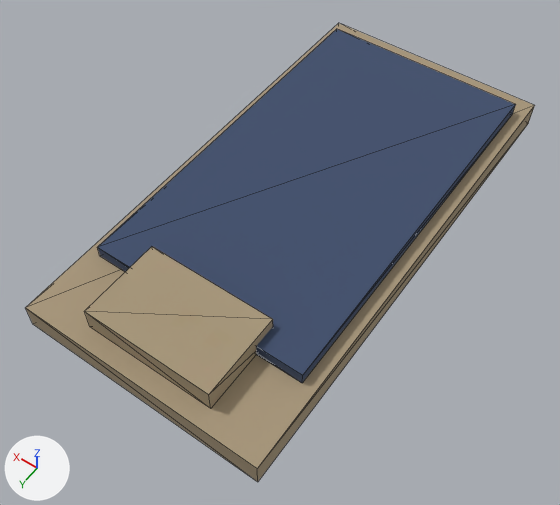
Two versions of the glTF model saga-web/shared/assets/world3d/bed_futon_01.glb, one commit apart.
The view is the same before and after, from a 50 mm camera at (-1.041, 1.63, 2.229) aimed at (-0.013, 0.191, -0.032). The lights are fixed; the arrows at lower left show +X, +Y and +Z. The older version comes first. Mesh edges are drawn as thin lines. Where no turn or scale is listed for an object, it has been applied to the vertices.

The first picture shows 'bed_futon_01'.
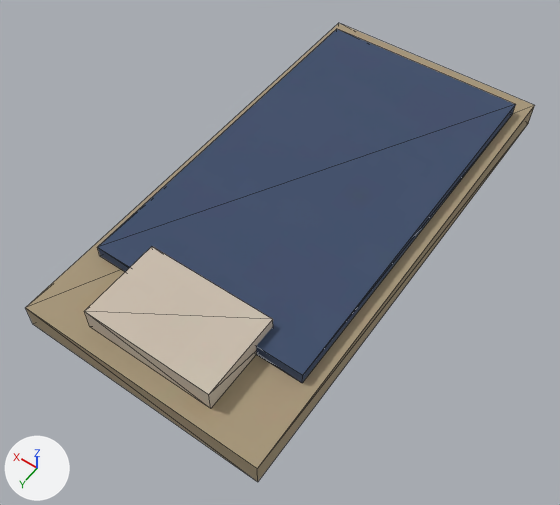
The edits, one by one:
Picture 'white_stucco_toon.002' (img_white_stucco_toon_002) is new.
Material 'white_stucco.002' (mat_white_stucco_002) changes its picture from img_white_stucco_toon to img_white_stucco_toon_002.

What differs and where, as boxes (x1, y1, x2, y2) in the pictures (560 x 505 px):
'bed_futon_01', surface changed (beige to grey)
    both: (83, 228, 422, 410)
